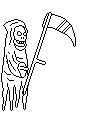
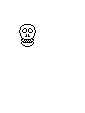
Revision of a layered 85 × 113 image; what changed, layer by layer:
added layer "New Layer#7" above "New Layer#6" over [1, 12, 76, 111]
hid "New Layer#3", moved it above "New Layer#5", painted on it over [6, 51, 36, 78]
hid "New Layer#1", painted on it over [21, 12, 52, 100]
hid "New Layer#2", painted on it over [40, 13, 76, 49]
hid "New Layer", painted on it over [1, 19, 69, 111]
painted on "Background" over [1, 12, 76, 111]
